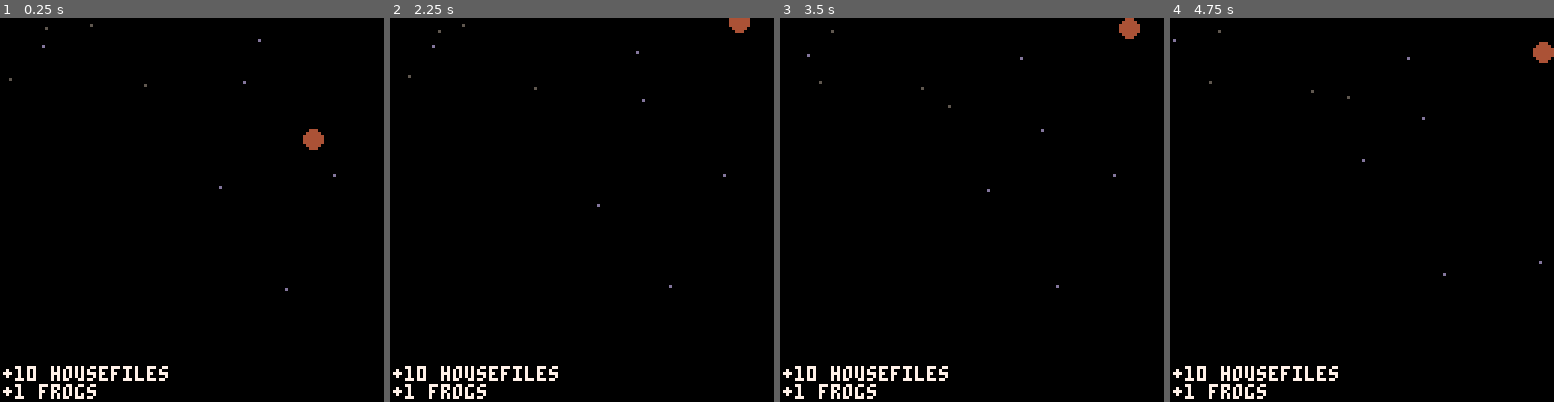
Above: before the commit, frames 1-4 (left to right).
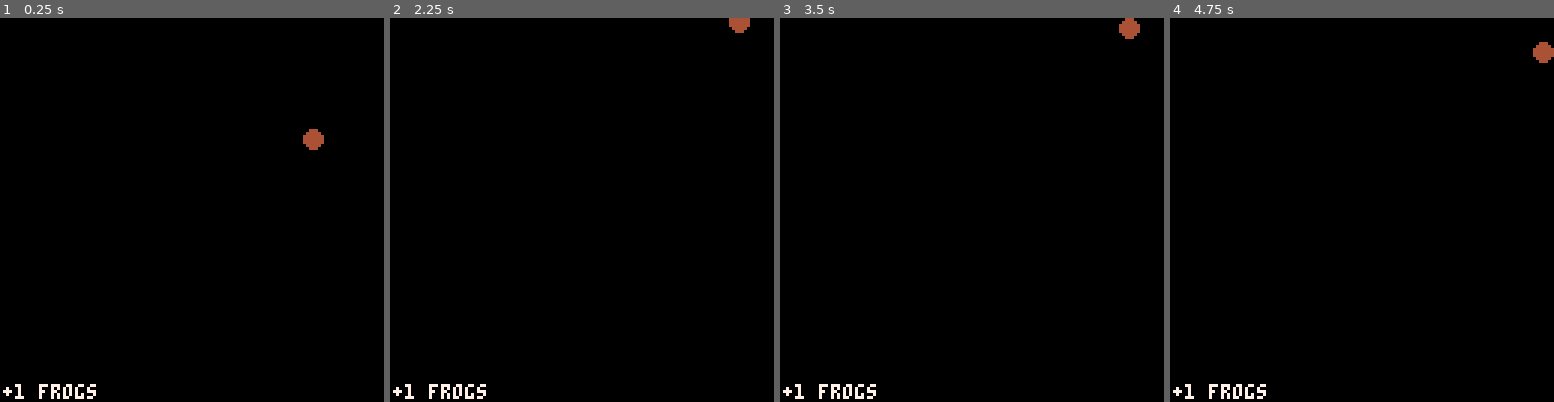
Above: after the commit, the same moments.

Repository: camerongoble/piconoc
Game: PICO-8 cartridge ecosystem.p8
Two runs of this game, one before a commit and one after it. Both use one fixed random seed, a clock stepped at 60 frames per second and the inputs below.
Inputs:
- Up to frame 1 (0.25 s): no input
- Up to frame 2 (2.25 s): tap X (X key) at 0.33, 1.07, 1.85 s; tap O (Z key) at 0.7, 1.7, 2.1 s; hold Right 1.6-2.1 s; hold Up from 2.15 s (still down)
- Up to frame 3 (3.5 s): release Up at 2.42 s; hold Right 2.47-3.03 s; tap O (Z key) at 2.5, 2.9, 3.3 s; tap X (X key) at 2.97 s; hold Left from 3.08 s (still down)
- Up to frame 4 (4.75 s): release Left at 3.58 s; hold Down 3.63-3.97 s; tap O (Z key) at 3.7, 4.1, 4.5 s; hold Right 4.02-4.68 s; tap X (X key) at 4.08 s; hold Up from 4.73 s (still down)

The runs differ from the first frame. In frame 1, 0.8% of the frame differs, in the area x 0-88%, y 1-95%; in frame 2, 0.8%; in frame 3, 0.8%; in frame 4, 0.8%.

Commit message:
Moved boundary behviors to seperate functions

Diff:
--- a/ecosystem.p8
+++ b/ecosystem.p8
@@ -73,7 +73,7 @@
  add(world, origin)
  add(world, center)
  -- populate world with critters
- spawn_fly(10)
+ --spawn_fly(10)
  spawn_frog(1)
 end
 
@@ -139,19 +139,22 @@
 function(e)
  e.pos:add_vector(e.vel)
  local b = e.boundary_behavior or "none"
-
- if b=="wrap" then
-  _wrap(e)
- elseif b=="bounce" then
-  _bounce(e)
- elseif b=="bonk" then
-  _bonk(e)
+ if type(b) == "string" then
+  if b=="wrap" then
+   _wrap(e)
+  elseif b=="bounce" then
+   _bounce(e)
+  elseif b=="bonk" then
+   _bonk(e)
+  end
+ elseif type(b) == "function" then
+  b(e)
  end
 end
 )
 
 function _bounce(e)
- -- reflect perflectly back along the relevant axis
+ -- reflect perfectly back along the relevant axis
   local s = e.sfx.boundary or {}
  if (e.pos.x >= sw-1 or e.pos.x <= 1) then
   e.vel.x *= -1
